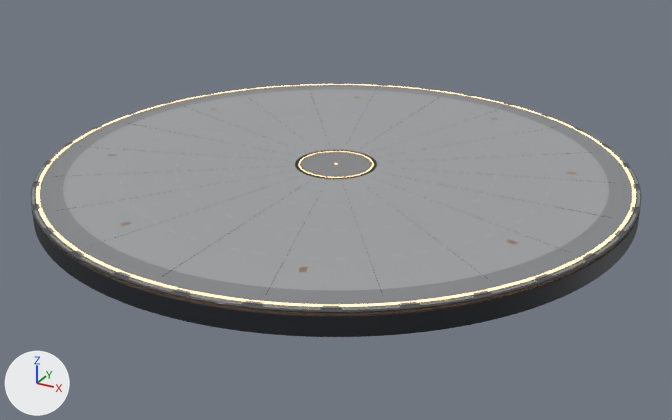
One commit to the FBX model AssetDevelopment/ClassicArena/exports/SM_ClassicArena_Premium.fbx: the scene before it, then after it.
Camera for both pictures: a camera (50 mm lens) standing at (9.34, -16.99, 7.38) and looking at (0.15, -0.28, -0.97). Every picture has the same lights, and +X, +Y and +Z are marked at lower left. The picture after the commit comes second.

The scene before the commit, as lines of its bpy script (objects in view):
```python
ob_sm_classicarena_premium = bpy.data.objects.new('SM_ClassicArena_Premium', me_sm_classicarena_premium_mesh)
ob_sm_classicarena_premium.location = (0.0, 0.0, 0.0)
```
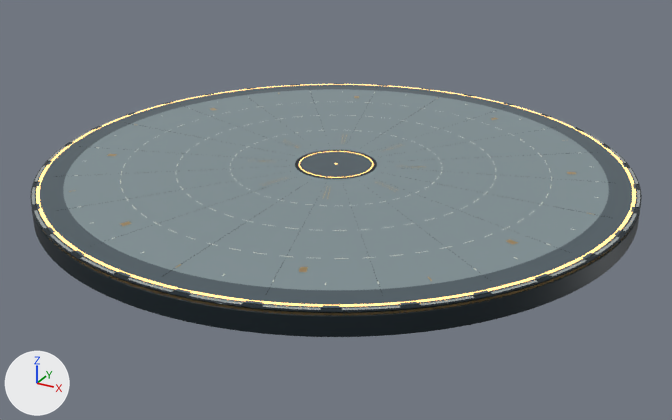
Pixel boxes (x1, y1, x2, y2) of what changed, in the pictures (672 x 420 px):
'SM_ClassicArena_Premium', recoloured, surface changed
    both: (30, 83, 642, 318)
part 1 of me_sm_classicarena_premium_mesh, added
    after: (259, 134, 425, 199)

The change in detail:
Material '01_Deck_Graphite' (mat_01_deck_graphite) changes colour from grey #97999b to greyish blue #5b6a73; in linear values from (0.31, 0.32, 0.33) to (0.105, 0.145, 0.17).
Material '02_Field_Slate' (mat_02_field_slate) changes colour from grey #aaacad to grey #88989d; in linear values from (0.4, 0.41, 0.42) to (0.245, 0.315, 0.335).
In material '07_Warm_Light' (mat_07_warm_light), metallic goes from 0.03 to 0.04.
In material '07_Warm_Light' (mat_07_warm_light), roughness goes from 0.2 to 0.22.
In material '07_Warm_Light' (mat_07_warm_light), emission_color goes from (1.0, 0.55, 0.23) (beige #ffc484) to (1.0, 0.57, 0.18) (orange #ffc776).
In material '07_Warm_Light' (mat_07_warm_light), emission_strength goes from 2.2 to 1.7.
Material '03_Gunmetal_Rail' (mat_03_gunmetal_rail) changes colour from dark grey #65696c to dark blue #2b3840; in linear values from (0.13, 0.14, 0.15) to (0.024, 0.039, 0.051).
In material '03_Gunmetal_Rail' (mat_03_gunmetal_rail), metallic goes from 0.72 to 0.78.
In material '03_Gunmetal_Rail' (mat_03_gunmetal_rail), roughness goes from 0.31 to 0.27.
Material '04_Satin_Titanium' (mat_04_satin_titanium) changes colour from grey #b8babc to light grey #d6dedd; in linear values from (0.48, 0.49, 0.5) to (0.67, 0.73, 0.72).
In material '04_Satin_Titanium' (mat_04_satin_titanium), metallic goes from 0.84 to 0.86.
Material '08_Warm_Metal' (mat_08_warm_metal) changes colour from beige #ad9784 to brown #cead79; in linear values from (0.42, 0.31, 0.23) to (0.62, 0.42, 0.19).
In material '08_Warm_Metal' (mat_08_warm_metal), metallic goes from 0.72 to 0.82.
In material '08_Warm_Metal' (mat_08_warm_metal), roughness goes from 0.3 to 0.28.
Material '06_Floor_Marking' (mat_06_floor_marking) changes colour from grey #b6babd to white #eaeadd; in linear values from (0.47, 0.49, 0.51) to (0.82, 0.82, 0.72).
In material '06_Floor_Marking' (mat_06_floor_marking), metallic goes from 0.25 to 0.3.
In material '06_Floor_Marking' (mat_06_floor_marking), roughness goes from 0.57 to 0.37.
me_sm_classicarena_premium_mesh is used by ob_sm_classicarena_premium; location (0.0, 0.0, 0.0).
me_sm_classicarena_premium_mesh had 17456 vertices, 15930 faces and spanned x -6.5..6.5, y -6.5..6.5, z -0.5..0.01.
me_sm_classicarena_premium_mesh now has 18192 vertices, 16554 faces and spans x -6.5..6.5, y -6.5..6.5, z -0.5..0.01.
me_sm_classicarena_premium_mesh part 1: 256 vertices added at x -1.88..1.88, y -1.88..1.88, z 0.0..0.01.
Other edits to the shape of me_sm_classicarena_premium_mesh do not show in these pictures.
